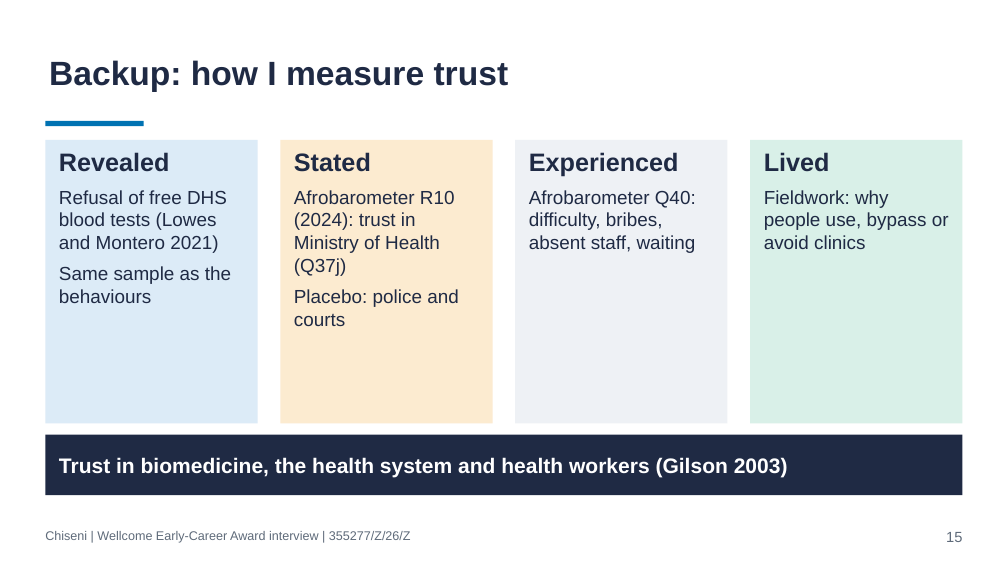
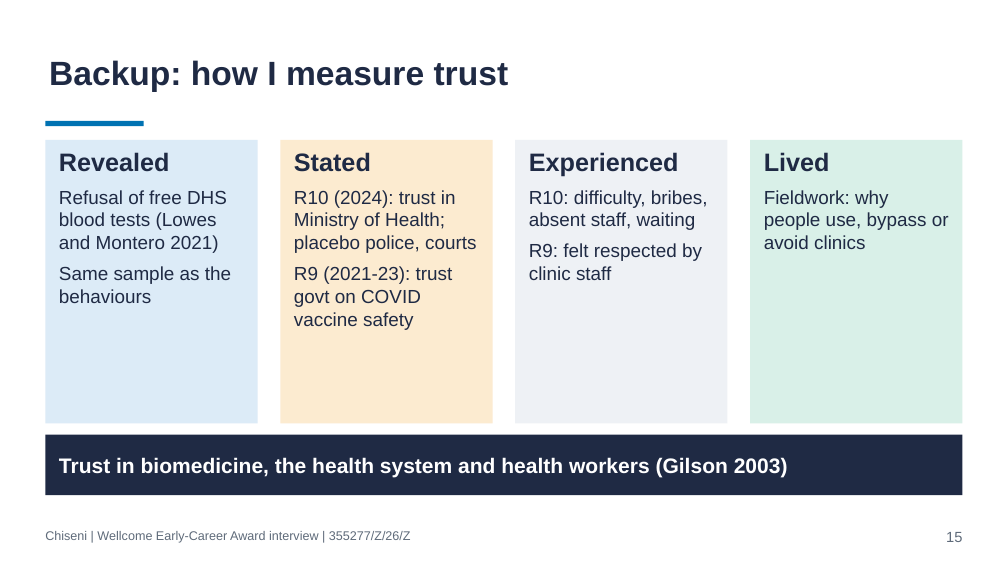
Before and after one commit to cchiseni-oss/Wellcome-Grant, a slide deck: slide 15 of Interview_Deck_draft.pptx. Drawn at 1008x567 pixels with LibreOffice and Linux fonts; fonts in the diff are those of the drawing. Boxes give left, top, right and bottom in pixels: in the first picture for what was removed or moved away, otherwise in the second. Text is boxed around its words. In the diff, an @@ line names an element or a change of style, - is before the commit and + after.

Commit message:
Add Afrobarometer Round 9 health items (respect, COVID vaccine trust and uptake) and resolve open checks

```diff
--- a/Interview_Deck_draft.pptx
+++ b/Interview_Deck_draft.pptx
@@ text in rectangle at <box>294,190,476,330</box>: text changed @@
-Afrobarometer R10 (2024): trust in Ministry of Health (Q37j)
-Placebo: police and courts
+R10 (2024): trust in Ministry of Health; placebo police, courts
+R9 (2021-23): trust govt on COVID vaccine safety
@@ text in rectangle at <box>529,190,708,280</box>: text changed @@
-Afrobarometer Q40: difficulty, bribes, absent staff, waiting
+R10: difficulty, bribes, absent staff, waiting
+R9: felt respected by clinic staff
```
Also in this commit, not shown: 2 other files.
